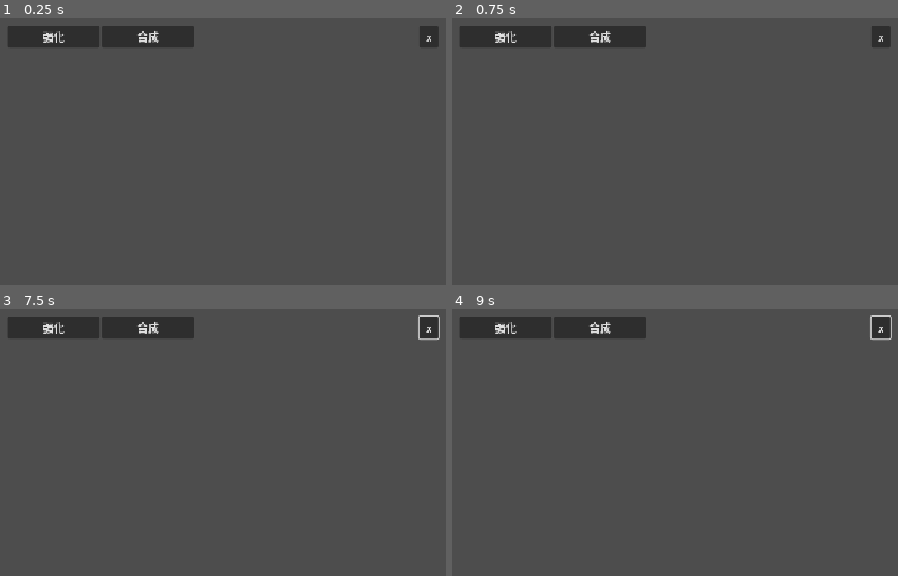
Above: before the commit, frames 1-4 (two rows, left to right).
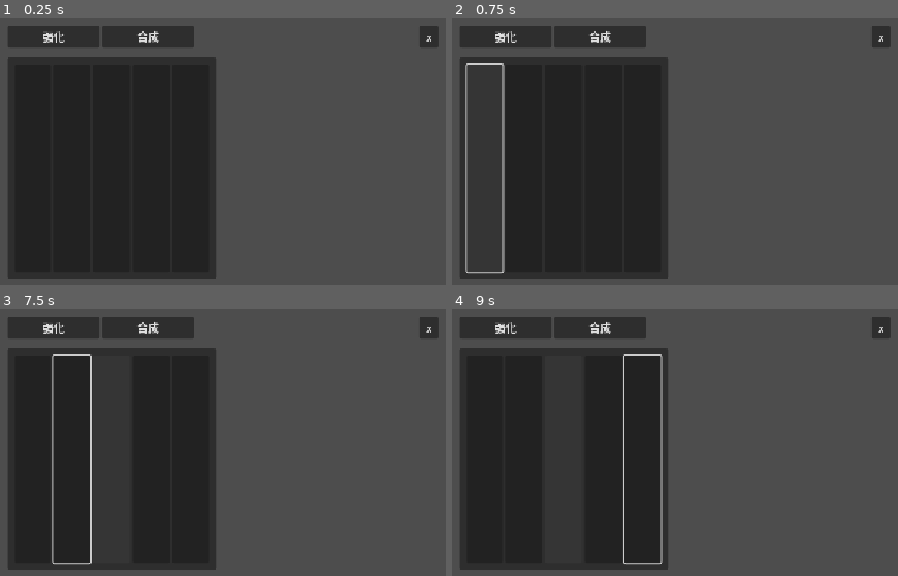
Above: after the commit, the same moments.

Repository: soufih/Dodot_Demo
Game: Godot game, scene res://UI/Equipment_Enhancement_UI/equipment_enhancement_ui.tscn
Two runs of this game, one before a commit and one after it. Both use one fixed random seed, a clock stepped at 60 frames per second and the inputs below. This scene is started directly instead of the project's main scene.
Inputs (mouse positions are in pixels of both pictures, inside the frame that each line leads up to):
- Up to frame 1 (0.25 s): no input
- Up to frame 2 (0.75 s): click (483, 167) at 0.52 s
- Up to frame 3 (7.5 s): click (71, 458) at 1.27 s; click (111, 458) at 2.02 s; click (151, 458) at 2.77 s; click (191, 458) at 3.52 s; click "强化" at 4.25 s; click "合成" at 5 s; click "x" at 5.75 s; move the mouse to (405, 431) at 6.52 s; hold D (MoveRight) 6.53-7.25 s; tap J (Attack) at 6.6 s; click (405, 431) at 6.67 s; tap W (Jump) at 6.77 s; drag from (71, 477) to (191, 543) at 7.27 s
- Up to frame 4 (9 s): move the mouse to (764, 354) at 8.02 s; hold A (MoveLeft) 8.03-8.75 s; hold Shift 8.03-8.75 s; drag from (643, 543) to (outside the picture) at 8.77 s

The runs differ from the first frame. In frame 1, 39% of the frame differs, in the area x 1-49%, y 14-98%; in frame 2, 32%; in frame 3, 32%; in frame 4, 33%.
Error after the commit: Attempt to call function 'add_child' in base 'null instance' on a null instance. (res://Script/UI_Script/Compound_UI/item_selector_ui.gd:11)

Commit message:
ui组件模块

Diff:
--- /dev/null
+++ b/Script/UI_Script/Compound_UI/item_list_ui.gd
@@ -0,0 +1 @@
+extends PanelContainer
--- a/Script/UI_Script/Warehouse_UI/warehouse_ui.gd
+++ b/Script/UI_Script/Compound_UI/item_selector_ui.gd
@@ -1,6 +1,6 @@
 extends PanelContainer
 
-@onready var VBox_Container = $MarginContainer/ScrollContainer/VBoxContainer
+@onready var VBox_Container = $VBoxContainer/MarginContainer/ScrollContainer/slot_VB
 
 func _ready() -> void:
 	var max_container = 10   #测试
--- a/UI/Compound_UI/Item_List_UI/item_list_ui.tscn
+++ b/UI/Compound_UI/Item_List_UI/item_list_ui.tscn
@@ -1,31 +1,27 @@
-[gd_scene load_steps=2 format=3 uid="uid://bmquh0ekr1vjp"]
+[gd_scene load_steps=2 format=3 uid="uid://dag208oshi70o"]
 
-[ext_resource type="Script" uid="uid://cjsdhfc1emcpg" path="res://Script/UI_Script/Warehouse_UI/warehouse_ui.gd" id="1_hwc0y"]
+[ext_resource type="Script" uid="uid://srjyxsc6snwh" path="res://Script/UI_Script/Compound_UI/item_list_ui.gd" id="1_kmu5j"]
 
-[node name="PanelContainer" type="PanelContainer"]
-custom_minimum_size = Vector2(300, 0)
-anchors_preset = 15
-anchor_right = 1.0
-anchor_bottom = 1.0
-offset_left = 730.0
-offset_top = 87.0
-offset_right = -84.0
-offset_bottom = -109.0
-grow_horizontal = 2
-grow_vertical = 2
-script = ExtResource("1_hwc0y")
+[node name="item_list_ui" type="PanelContainer"]
+custom_minimum_size = Vector2(300, 350)
+offset_left = 10.0
+offset_right = 310.0
+offset_bottom = 390.0
+script = ExtResource("1_kmu5j")
 
 [node name="MarginContainer" type="MarginContainer" parent="."]
 layout_mode = 2
-theme_override_constants/margin_left = 30
-theme_override_constants/margin_top = 30
-theme_override_constants/margin_right = 30
-theme_override_constants/margin_bottom = 30
+size_flags_vertical = 3
+size_flags_stretch_ratio = 8.0
+theme_override_constants/margin_left = 10
+theme_override_constants/margin_top = 0
+theme_override_constants/margin_right = 10
+theme_override_constants/margin_bottom = 10
 
 [node name="ScrollContainer" type="ScrollContainer" parent="MarginContainer"]
 layout_mode = 2
 
-[node name="VBoxContainer" type="VBoxContainer" parent="MarginContainer/ScrollContainer"]
+[node name="slot_VB" type="VBoxContainer" parent="MarginContainer/ScrollContainer"]
 layout_mode = 2
 size_flags_horizontal = 3
 size_flags_vertical = 3
--- /dev/null
+++ b/UI/Compound_UI/Item_List_UI/item_selector_ui.tscn
@@ -0,0 +1,49 @@
+[gd_scene load_steps=2 format=3 uid="uid://bmquh0ekr1vjp"]
+
+[ext_resource type="Script" uid="uid://cjsdhfc1emcpg" path="res://Script/UI_Script/Compound_UI/item_selector_ui.gd" id="1_hwc0y"]
+
+[node name="item_selector_ui" type="PanelContainer"]
+custom_minimum_size = Vector2(300, 50)
+anchors_preset = 15
+anchor_right = 1.0
+anchor_bottom = 1.0
+offset_left = 730.0
+offset_top = 87.0
+offset_right = -84.0
+offset_bottom = -511.0
+grow_horizontal = 2
+grow_vertical = 2
+script = ExtResource("1_hwc0y")
+
+[node name="MarginContainer2" type="MarginContainer" parent="."]
+layout_mode = 2
+size_flags_horizontal = 3
+size_flags_vertical = 3
+theme_override_constants/margin_left = 10
+theme_override_constants/margin_top = 10
+theme_override_constants/margin_right = 10
+theme_override_constants/margin_bottom = 10
+
+[node name="HBoxContainer" type="HBoxContainer" parent="MarginContainer2"]
+layout_mode = 2
+size_flags_vertical = 3
+
+[node name="Button" type="Button" parent="MarginContainer2/HBoxContainer"]
+layout_mode = 2
+size_flags_horizontal = 3
+
+[node name="Button2" type="Button" parent="MarginContainer2/HBoxContainer"]
+layout_mode = 2
+size_flags_horizontal = 3
+
+[node name="Button3" type="Button" parent="MarginContainer2/HBoxContainer"]
+layout_mode = 2
+size_flags_horizontal = 3
+
+[node name="Button4" type="Button" parent="MarginContainer2/HBoxContainer"]
+layout_mode = 2
+size_flags_horizontal = 3
+
+[node name="Button5" type="Button" parent="MarginContainer2/HBoxContainer"]
+layout_mode = 2
+size_flags_horizontal = 3
--- a/UI/Equipment_Enhancement_UI/equipment_enhancement_ui.tscn
+++ b/UI/Equipment_Enhancement_UI/equipment_enhancement_ui.tscn
@@ -1,4 +1,6 @@
-[gd_scene format=3 uid="uid://hmacpsbsf4q8"]
+[gd_scene load_steps=2 format=3 uid="uid://hmacpsbsf4q8"]
+
+[ext_resource type="PackedScene" uid="uid://bmquh0ekr1vjp" path="res://UI/Compound_UI/Item_List_UI/item_selector_ui.tscn" id="1_yrfu7"]
 
 [node name="Control" type="Control"]
 layout_mode = 3
@@ -81,5 +83,5 @@
 [node name="HBoxContainer" type="HBoxContainer" parent="PanelContainer/VBoxContainer/PanelContainer2/compound_margincontainer"]
 layout_mode = 2
 
-[node name="MarginContainer" type="MarginContainer" parent="PanelContainer/VBoxContainer/PanelContainer2/compound_margincontainer/HBoxContainer"]
+[node name="PanelContainer" parent="PanelContainer/VBoxContainer/PanelContainer2/compound_margincontainer/HBoxContainer" instance=ExtResource("1_yrfu7")]
 layout_mode = 2
--- /dev/null
+++ b/UI/Warehouse_UI/warehouse_ui.tscn
@@ -0,0 +1,14 @@
+[gd_scene load_steps=3 format=3 uid="uid://cd2xfe7rysnxr"]
+
+[ext_resource type="PackedScene" uid="uid://bmquh0ekr1vjp" path="res://UI/Compound_UI/Item_List_UI/item_selector_ui.tscn" id="1_xr8qs"]
+[ext_resource type="PackedScene" uid="uid://dag208oshi70o" path="res://UI/Compound_UI/Item_List_UI/item_list_ui.tscn" id="2_evmvb"]
+
+[node name="warehouse_ui" type="VBoxContainer"]
+offset_right = 300.0
+offset_bottom = 404.0
+
+[node name="item_selector_ui" parent="." instance=ExtResource("1_xr8qs")]
+layout_mode = 2
+
+[node name="item_list_ui" parent="." instance=ExtResource("2_evmvb")]
+layout_mode = 2
Not shown, added: Script/UI_Script/Compound_UI/item_list_ui.gd.uid
Renamed: Script/UI_Script/Warehouse_UI/warehouse_ui.gd.uid -> Script/UI_Script/Compound_UI/item_selector_ui.gd.uid
